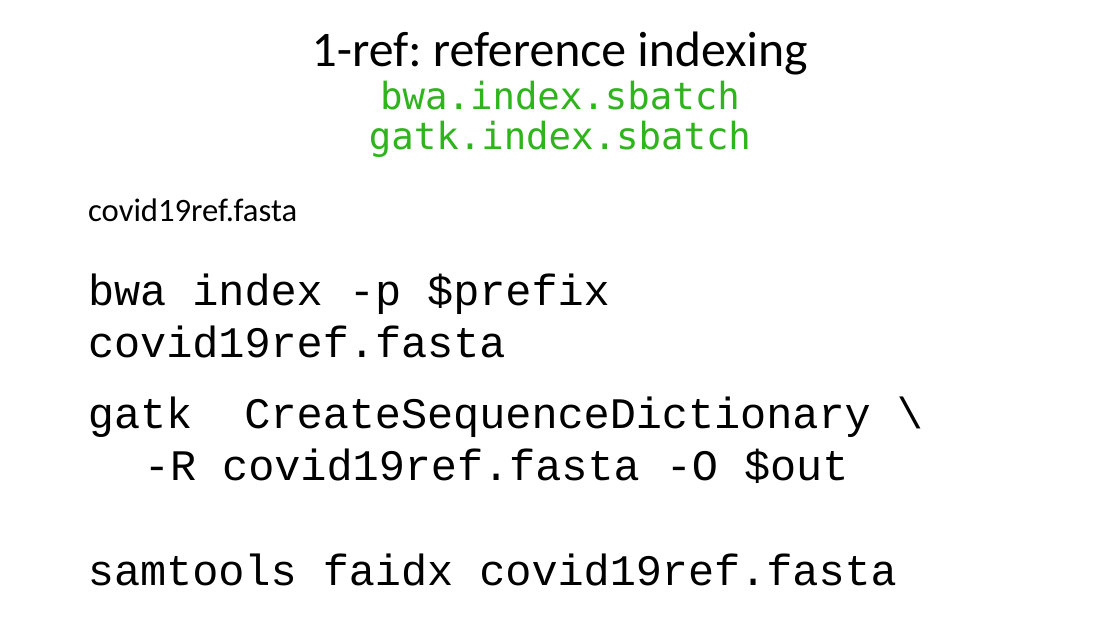
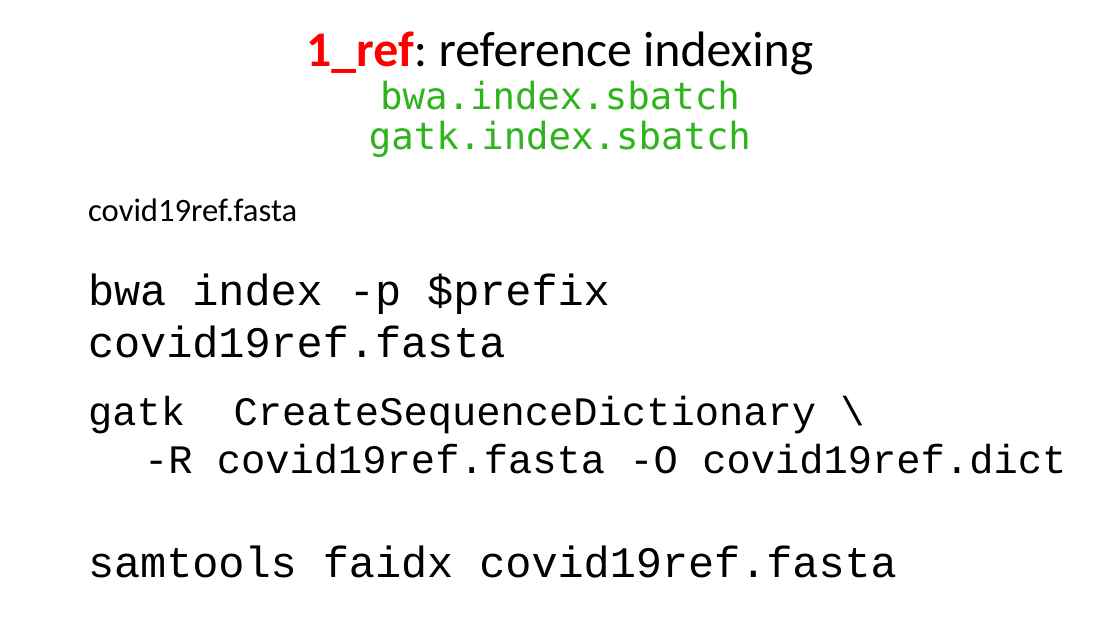
Before and after one commit to liu3zhenlab/teaching, a slide deck: slide 12 of PLPTH813Bioinformatis/2025/2_lab/lab09_tree.pptx (slide 11 before the commit). Drawn at 1120x630 pixels with LibreOffice and Linux fonts; fonts in the diff are those of the drawing. Boxes give left, top, right and bottom in pixels: in the first picture for what was removed or moved away, otherwise in the second. Text is boxed around its words. In the diff, an @@ line names an element or a change of style, - is before the commit and + after.

```diff
--- a/PLPTH813Bioinformatis/2025/2_lab/lab09_tree.pptx
+++ b/PLPTH813Bioinformatis/2025/2_lab/lab09_tree.pptx
@@ title at bbox=[306, 31, 813, 157]: text changed @@
-1-ref: reference indexing
-bwa.index.sbatch
-gatk.index.sbatch
+1_ref: reference indexing
+bwa.index.sbatch
+gatk.index.sbatch
@@ text at bbox=[88, 396, 817, 434]: size 28 to 26 pt in "gatk CreateSequenceDictionary \" @@
@@ text at bbox=[144, 444, 1066, 474]: text changed; size 28 to 26 pt @@
--R covid19ref.fasta -O $out
+-R covid19ref.fasta -O covid19ref.dict
```
Also in this commit, not shown: 8 other slides changed, 1 slide added, 3 other files.
